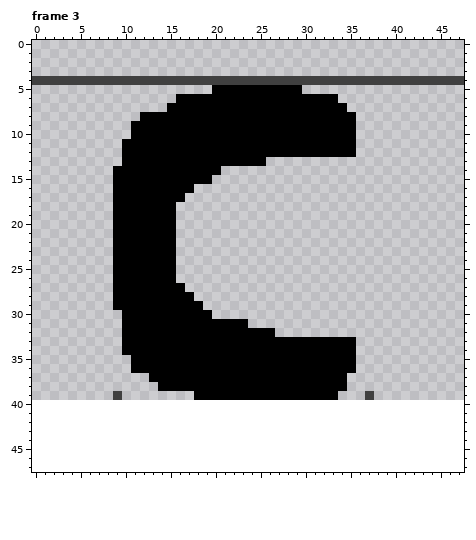
A pixel-art file gets an edit: Source/Ririgitriz.ase. The picture above is the old version.
48x48 pixels, 41 frames. Shown: frame 3. The commit also changed other frames, which this record leaves out.
After:
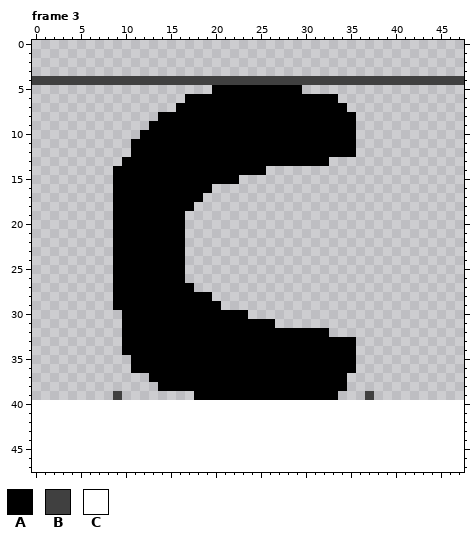
Palette (. is transparent): A #000000  B #404040  C #ffffff
The exact change:
{"where": "frame 3, layer \"Sprite Sheet\""}
{"frame":3,"y":6,"x":16,"old":"A","new":"."}
{"frame":3,"y":7,"x":15,"old":"A","new":"."}
{"frame":3,"y":8,"x":12,"old":"AA","new":".."}
{"frame":3,"y":9,"x":11,"old":"AA","new":".."}
{"frame":3,"y":10,"x":11,"old":"A","new":"."}
{"frame":3,"y":11,"x":10,"old":"A","new":"."}
{"frame":3,"y":12,"x":10,"old":"A","new":"."}
{"frame":3,"y":13,"x":26,"old":".......","new":"AAAAAAA"}
{"frame":3,"y":14,"x":21,"old":".....","new":"AAAAA"}
{"frame":3,"y":15,"x":20,"old":"...","new":"AAA"}
{"frame":3,"y":16,"x":18,"old":"..","new":"AA"}
{"frame":3,"y":17,"x":17,"old":"..","new":"AA"}
{"frame":3,"y":18,"x":16,"old":"..","new":"AA"}
{"frame":3,"y":19,"x":16,"old":".","new":"A"}
{"frame":3,"y":20,"x":16,"old":".","new":"A"}
{"frame":3,"y":21,"x":16,"old":".","new":"A"}
{"frame":3,"y":22,"x":16,"old":".","new":"A"}
{"frame":3,"y":23,"x":16,"old":".","new":"A"}
{"frame":3,"y":24,"x":16,"old":".","new":"A"}
{"frame":3,"y":25,"x":16,"old":".","new":"A"}
{"frame":3,"y":26,"x":16,"old":".","new":"A"}
{"frame":3,"y":27,"x":17,"old":".","new":"A"}
{"frame":3,"y":28,"x":18,"old":"..","new":"AA"}
{"frame":3,"y":29,"x":19,"old":"..","new":"AA"}
{"frame":3,"y":30,"x":20,"old":"....","new":"AAAA"}
{"frame":3,"y":31,"x":24,"old":"...","new":"AAA"}
{"frame":3,"y":32,"x":27,"old":"......","new":"AAAAAA"}
{"label":"erased","picture_box":[122,94,185,157]}
{"label":"added","picture_box":[176,157,329,337]}
